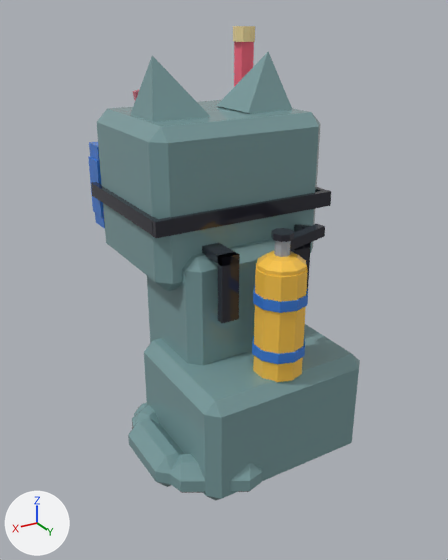
Two versions of the glTF model assets/cat-cafe/exports/CatCafe_Cat_Glimmer_Sit.glb, one commit apart.
One viewpoint serves both versions: a 50 mm lens placed at (1.464, 2.361, 2.011), pointed at (0.085, 0.063, 0.862). Arrows for +X, +Y and +Z are at lower left; the lights stay in place. The first picture is the older version. Vertices at exactly the same position are counted once.

Names of what the first picture shows: 'CatCafe_Cat_Glimmer_Sit_Body', 'CatCafe_Cat_Glimmer_Sit_EarL', 'CatCafe_Cat_Glimmer_Sit_EarR', 'CatCafe_Cat_Glimmer_Sit_Head', 'CatCafe_Cat_Glimmer_Sit_Prop', 'CatCafe_Cat_Glimmer_Sit_Prop2', 'CatCafe_Cat_Glimmer_Sit_Tail'.
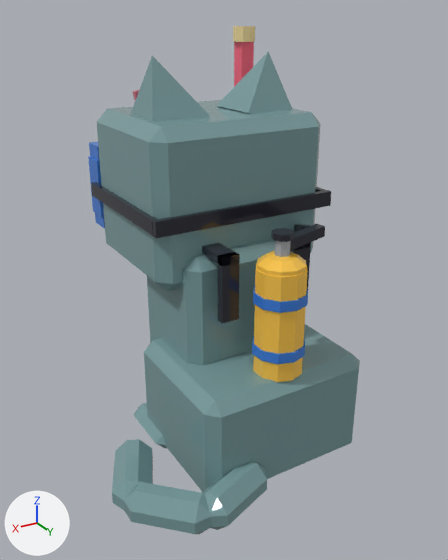
The change, as a diff of the scene's bpy script:
```diff
--- a/assets/cat-cafe/exports/CatCafe_Cat_Glimmer_Sit.glb.py
+++ b/assets/cat-cafe/exports/CatCafe_Cat_Glimmer_Sit.glb.py
@@ me_catcafe_cat_glimmer_sit_tail @@
 # used by ob_catcafe_cat_glimmer_sit_tail; location = (0.19, 0.513, 0.104)
-me_catcafe_cat_glimmer_sit_tail.from_pydata(...)  # 72 vertices, 132 faces; spans x -0.039..0.398, y -0.782..0.06, z -0.086..0.086
+me_catcafe_cat_glimmer_sit_tail.from_pydata(...)  # 72 vertices, 132 faces; spans x -0.037..0.613, y -0.461..0.184, z -0.086..0.086
+# me_catcafe_cat_glimmer_sit_tail part 1: 72 of 72 vertices moved; they spanned x -0.039..0.398, y -0.782..0.06, z -0.086..0.086 and now span x -0.037..0.613, y -0.461..0.184, z -0.086..0.086; mean shift (0.146, 0.288, 0.0)
 me_catcafe_cat_glimmer_sit_tail.materials.append(mat_catcafe_palette)
```

Changed parts and their boxes (x1, y1, x2, y2) in the pictures (448 x 560 px):
'CatCafe_Cat_Glimmer_Sit_Tail', reshaped: before (128, 405, 262, 493); after (112, 439, 267, 534)
